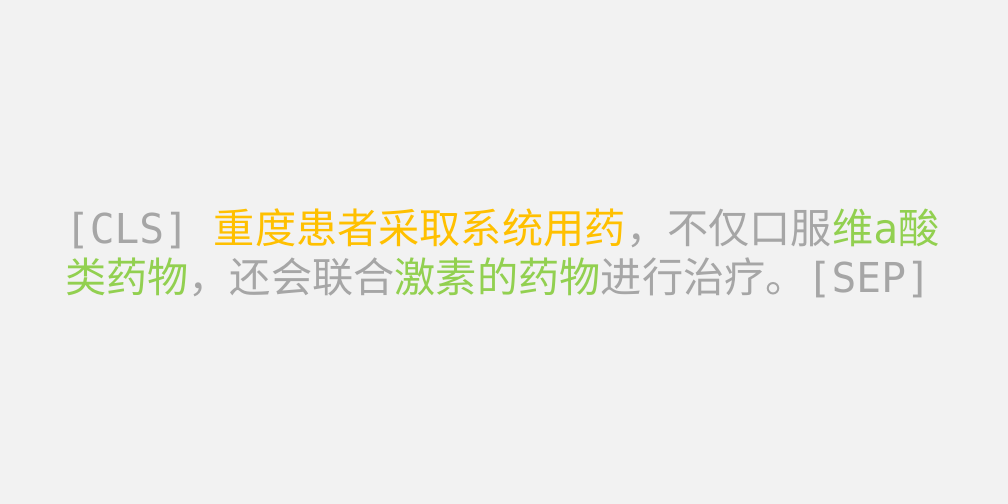
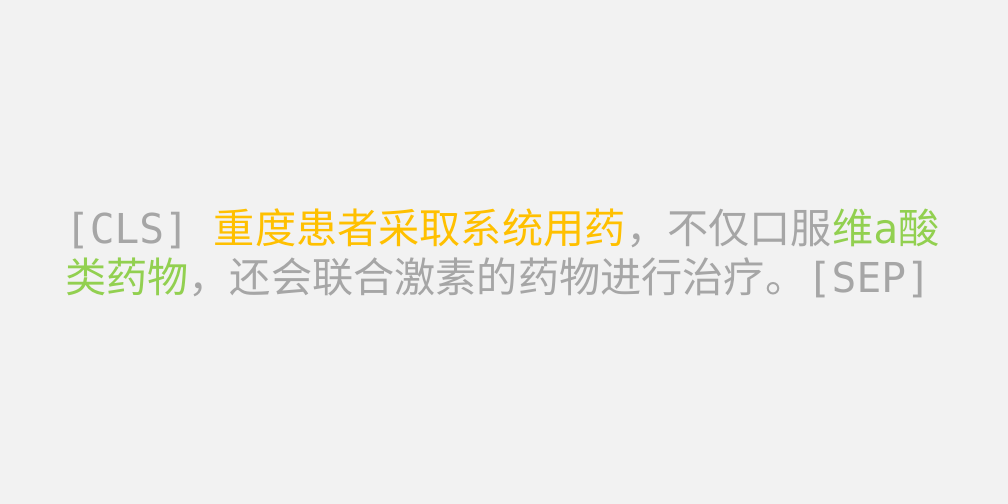
Before and after one commit to HourunLi/CCKS2022, a slide deck: slide 12 of Report.pptx. Drawn at 1008x504 pixels with LibreOffice and Linux fonts; fonts in the diff are those of the drawing. Boxes give left, top, right and bottom in pixels: in the first picture for what was removed or moved away, otherwise in the second. Text is boxed around its words. In the diff, an @@ line names an element or a change of style, - is before the commit and + after.

```diff
--- a/Report.pptx
+++ b/Report.pptx
@@ text "[CLS] 重度患者采取系统用药，不仅口服维a酸类药物，还会联合激素的药物进行治疗。[SEP]" at <box>65,208,939,297</box>: text colour #92D050 to #A6A6A6 in "重度患者采取系统用药，不仅口服维a酸类药物，还会联合激素的药物进行治疗。[SEP]" @@
```
Also in this commit, not shown: 7 other slides changed, 1 slide added, 1 slide removed, 2 other files.
